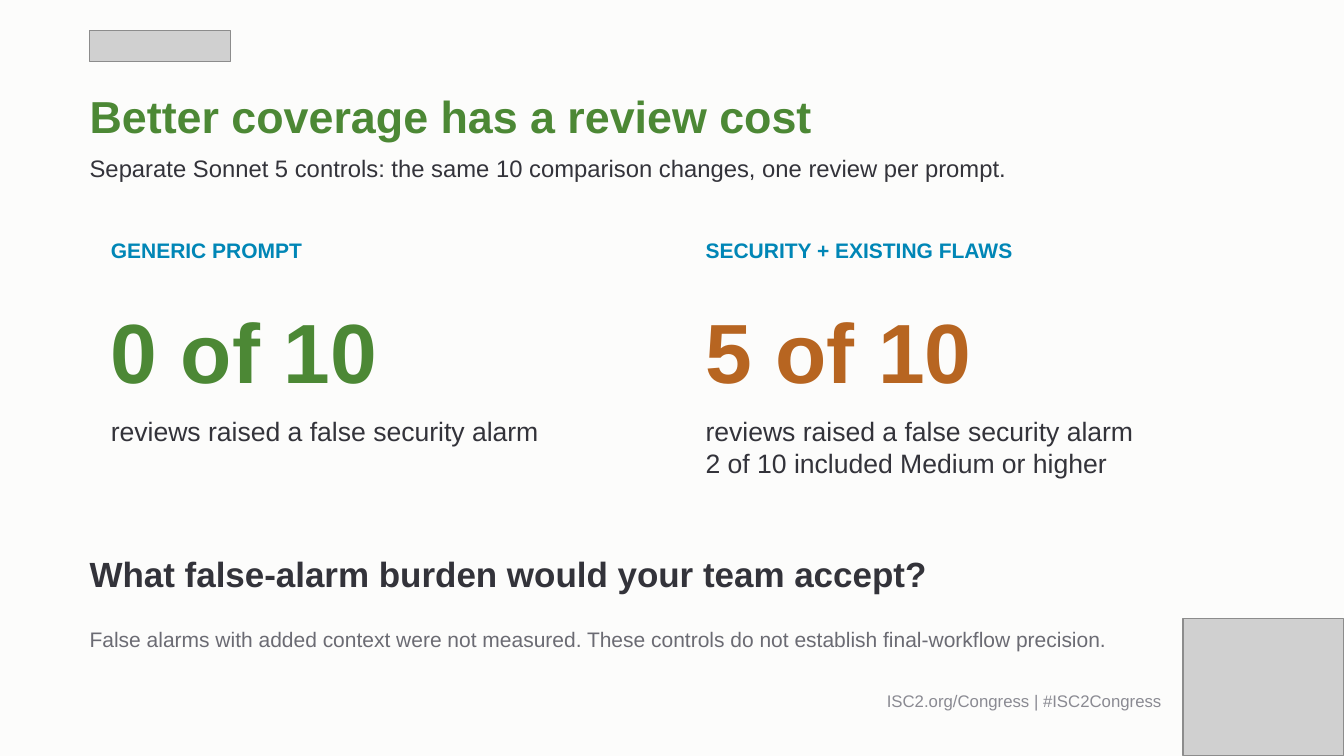
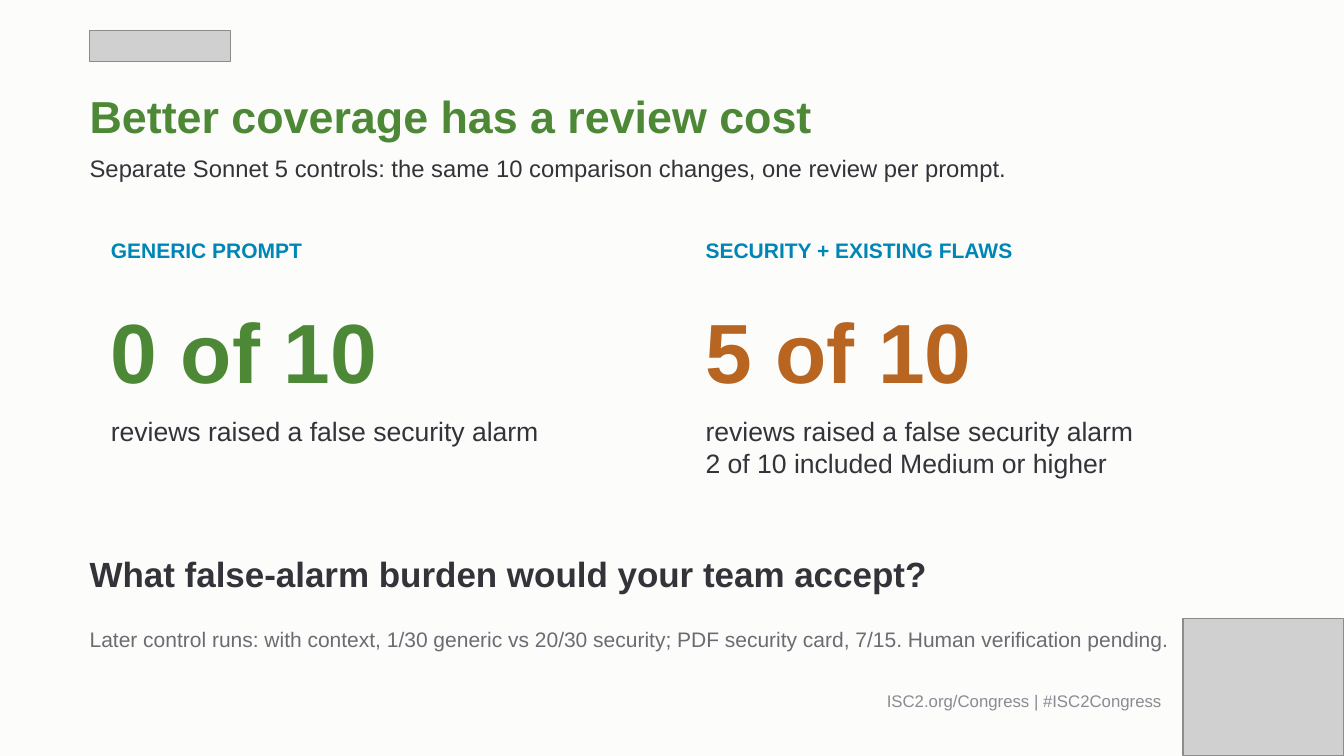
Before and after one commit to stperic/who-writes-who-finds, a slide deck: slide 20 of presentation/Who_Writes_the_Bug.pptx. Drawn at 1344x756 pixels with LibreOffice and Linux fonts; fonts in the diff are those of the drawing; grey boxes stand for pictures. Boxes give left, top, right and bottom in pixels: in the first picture for what was removed or moved away, otherwise in the second. Text is boxed around its words. In the diff, an @@ line names an element or a change of style, - is before the commit and + after.

Commit message:
Add benign-control false alarms to round tables

```diff
--- a/presentation/Who_Writes_the_Bug.pptx
+++ b/presentation/Who_Writes_the_Bug.pptx
@@ text at (90, 632, 1167, 652): text changed @@
-False alarms with added context were not measured. These controls do not establish final-workflow precision.
+Later control runs: with context, 1/30 generic vs 20/30 security; PDF security card, 7/15. Human verification pending.
```
Also in this commit, not shown: 9 other slides changed, 1 other file.
